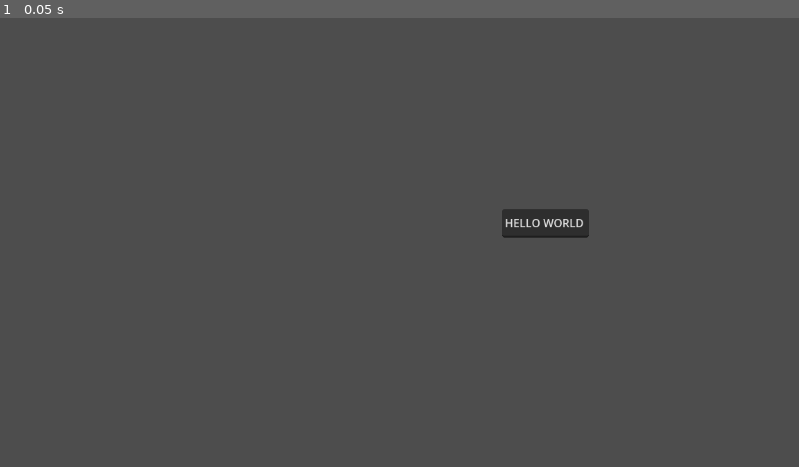
Above: before the commit, frame 1.
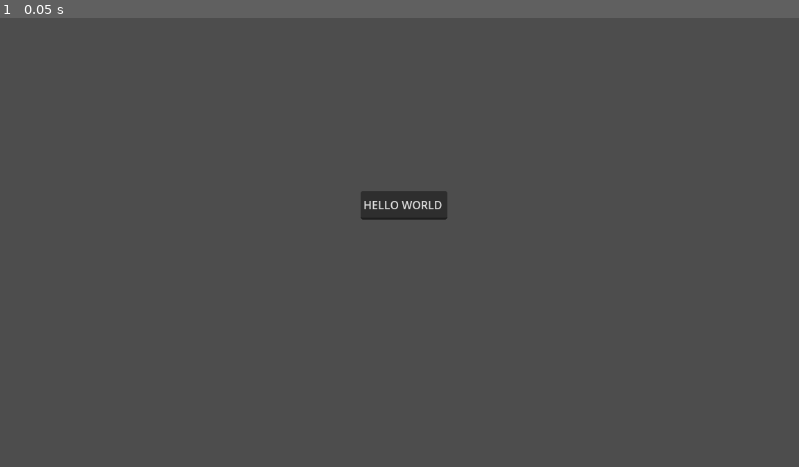
Above: after the commit, the same moment.

Repository: WhiteBeardddd/Game-Development-Repository
Game: Godot game, scene res://assets/node_2d.tscn
Two runs of this game, one before a commit and one after it. Both use one fixed random seed, a clock stepped at 60 frames per second and the inputs below. Before the commit the project has no main scene; this scene is started directly in both runs.
Inputs:
- Up to frame 1 (0.05 s): no input

The runs differ from the first frame. In frame 1, 1.3% of the frame differs, in the area x 45-74%, y 38-49%.

Commit message:
first activity commit

Diff:
--- a/assets/node_2d.tscn
+++ b/assets/node_2d.tscn
@@ -3,10 +3,10 @@
 [node name="Node2D" type="Node2D" unique_id=1812610777]
 
 [node name="TextEdit" type="TextEdit" parent="." unique_id=187092085]
-offset_left = -56.0
-offset_top = -10.0
-offset_right = 69.0
-offset_bottom = 31.0
+offset_left = -260.0
+offset_top = -36.0
+offset_right = -135.0
+offset_bottom = 5.0
 text = "HELLO WORLD"
 
 [node name="Camera2D" type="Camera2D" parent="." unique_id=839259560]
--- a/project.godot
+++ b/project.godot
@@ -11,6 +11,7 @@
 [application]
 
 config/name="game-development"
+run/main_scene="uid://5x27b67oitr3"
 config/features=PackedStringArray("4.6", "Forward Plus")
 config/icon="res://icon.svg"
 
Binary file added: activities/Simple Scene with a moving node/01_Activity.png
Not shown, added: activities/Simple Scene with a moving node/01_Activity.png.import
Not shown, added: activities/Simple Scene with a moving node/readme.md
